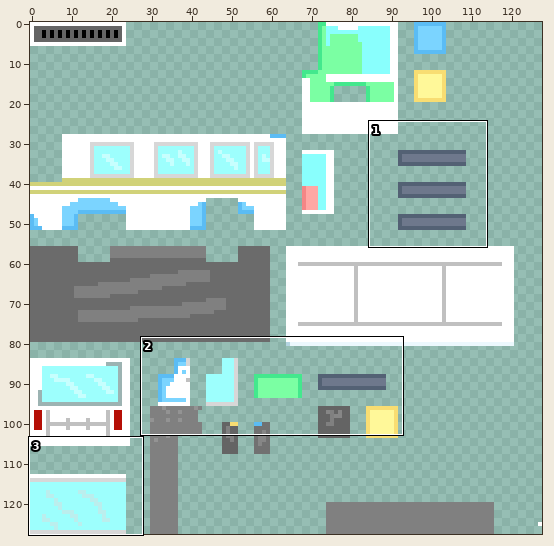
File history of a sprite sheet, ressources/models/camion/camion.png. Above, an overview of the earlier version with the close-up marked.
Close-up. The starting point:
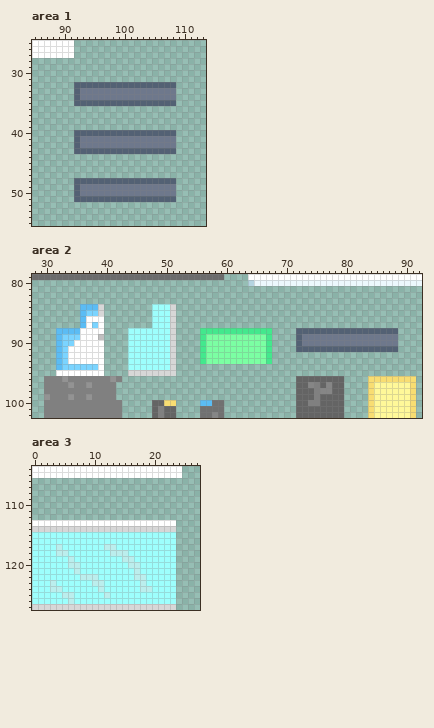
The file is 128x128 pixels. Colours within 5 levels of each other are drawn and written as one. Shown: area 1: x 85..113, y 25..55; area 2: x 28..92, y 79..102; area 3: x 0..27, y 104..127. The commit also changed other parts of the picture, which this record leaves out.
After the commit:
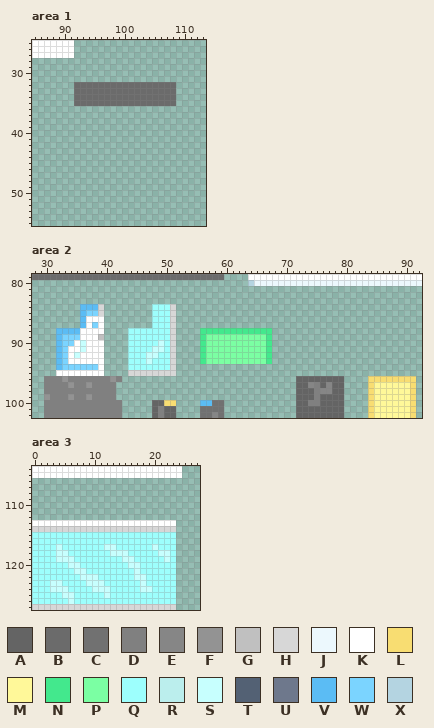
Palette (. is transparent): A #646464  B #6b6b6b  C #717171  D #808080  E #868686  F #939393  G #c0c0c0  H #d7d7d7  J #ecf8fd  K #ffffff  L #f8dd72  M #fff899  N #43e88d  P #7bffa3  Q #9dfffd  R #bbeeed  S #c7fffe  T #536174  U #6e788c  V #5bbcf4  W #7bd4ff  X #b4d4e1
Change:
Area 1:
y 32: x 92..108 TTTTTTTTTTTTTTTTT -> BBBBBBBBBBBBBBBBB
y 33..34: x 92..108 TUUUUUUUUUUUUUUUU -> BBBBBBBBBBBBBBBBB
y 35: x 92..108 TTTTTTTTTTTTTTTTT -> BBBBBBBBBBBBBBBBB
y 40: x 92..108 TTTTTTTTTTTTTTTTT -> .................
y 41..42: x 92..108 TUUUUUUUUUUUUUUUU -> .................
y 43: x 92..108 TTTTTTTTTTTTTTTTT -> .................
y 48: x 92..108 TTTTTTTTTTTTTTTTT -> .................
y 49..50: x 92..108 TUUUUUUUUUUUUUUUU -> .................
y 51: x 92..108 TTTTTTTTTTTTTTTTT -> .................
Area 2:
y 88: x 72..88 TTTTTTTTTTTTTTTTT -> .................
y 89: x 72..88 TUUUUUUUUUUUUUUUU -> .................
y 90: x 36 K -> S; x 49 Q -> S; x 72..88 TUUUUUUUUUUUUUUUU -> .................
y 91: x 36 K -> S; x 48..49 QQ -> SS; x 72..88 TTTTTTTTTTTTTTTTT -> .................
y 92: x 35 K -> S; x 47..48 QQ -> SS
y 93: x 47 Q -> S
Area 3:
y 117: x 4 R -> S; x 12..13 RR -> SS; x 20 Q -> S
y 118: x 4..5 RR -> SS; x 13..15 RRR -> SSS; x 21..22 QQ -> SS
y 119: x 4..6 QQR -> SSS; x 15..16 RR -> SS; x 22 Q -> S
y 120: x 6..7 RR -> SS; x 16..17 RR -> SS
y 121: x 7..8 RQ -> SS; x 17 R -> S
y 122: x 8..10 RRR -> SSS; x 17..18 RR -> SS
y 123: x 3..4 RQ -> SS; x 9..11 QRR -> SSS; x 18 R -> S
y 124: x 3..5 RRQ -> SSS; x 10..12 QRQ -> SSS; x 18..19 RR -> SS
y 125: x 5..6 RR -> SS; x 12 R -> S
y 126: x 6 R -> S
